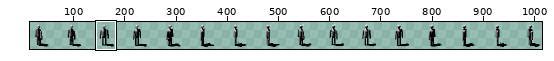
Sprite sheet, stored at assets/man.png. The first picture is a wide view before the edit; the outline marks the close-up.
Close-up. First the earlier version:
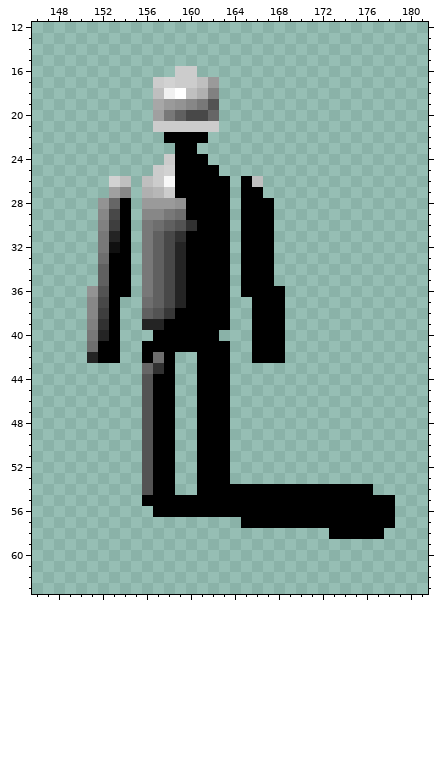
The file is 1024x64 pixels. Colours within 5 levels of each other are drawn and written as one. Shown: x 146..181, y 12..63. The wide view leaves out empty margins. The commit also changed other parts of the picture, which this record leaves out.
After:
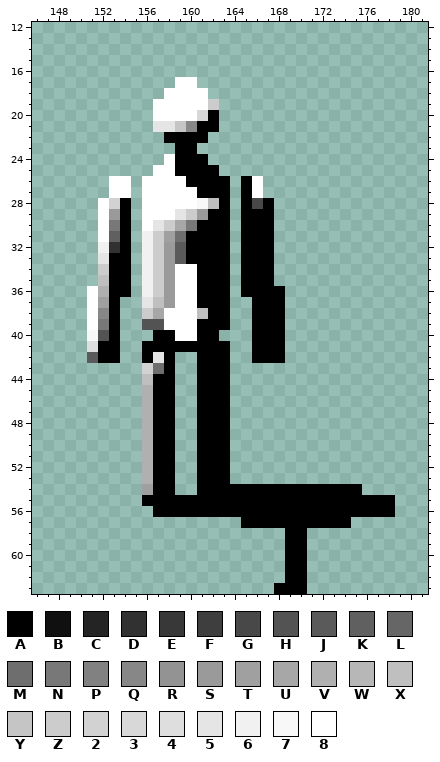
Palette (. is transparent): A #000000  B #101010  C #242424  D #313131  E #383838  F #3e3e3e  G #484848  H #535353  J #5a5a5a  K #606060  L #666666  M #6e6e6e  N #787878  P #818181  Q #878787  R #939393  S #9a9a9a  T #a0a0a0  U #a7a7a7  V #b0b0b0  W #b7b7b7  X #bfbfbf  Y #c5c5c5  Z #cccccc  2 #d2d2d2  3 #d8d8d8  4 #dedede  5 #e5e5e5  6 #f1f1f1  7 #f8f8f8  8 #ffffff
Change:
Changed rows in their new state; - is an unchanged pixel.
first column x 151:
16 --------..------------------
17 ------..88..----------------
18 ------.8-88.----------------
19 ------88888Z----------------
20 ------88883A----------------
21 ------55YQAA----------------
24 -------8--------------------
25 ------88--------------------
26 --88-8888------8------------
27 --88-88888-----8------------
28 -82--888887X---G------------
29 -8S--8885ZS-----------------
30 -8N--85ZUN------------------
31 -8K--6ZTM-------------------
32 -6D--6ZSJ-------------------
33 -5---6ZSJ-------------------
34 -Z---6ZS88------------------
35 -X---6ZS88------------------
36 8V---6ZS88------------------
37 8T---5XS88------------------
38 8Q---ZU888X-----------------
39 8N---HH888------------------
40 7H------88------------------
41 4---------------------------
42 J-----5---------------------
43 -----2M---------------------
44 -----X----------------------
45 -----V----------------------
46 -----V----------------------
47 -----V----------------------
48 -----V----------------------
49 -----V----------------------
50 -----V----------------------
51 -----V----------------------
52 -----V----------------------
53 -----V----------------------
54 -----T-------------------.--
57 ------------------------....
58 ------------------AA--.....-
59 ------------------AA--------
60 ------------------AA--------
61 ------------------AA--------
62 ------------------AA--------
63 -----------------AAA--------
Changed places in both close-ups, as pixel boxes (x1, y1, x2, y2):
changed: (87, 66, 263, 495)
changed: (274, 484, 395, 594)
